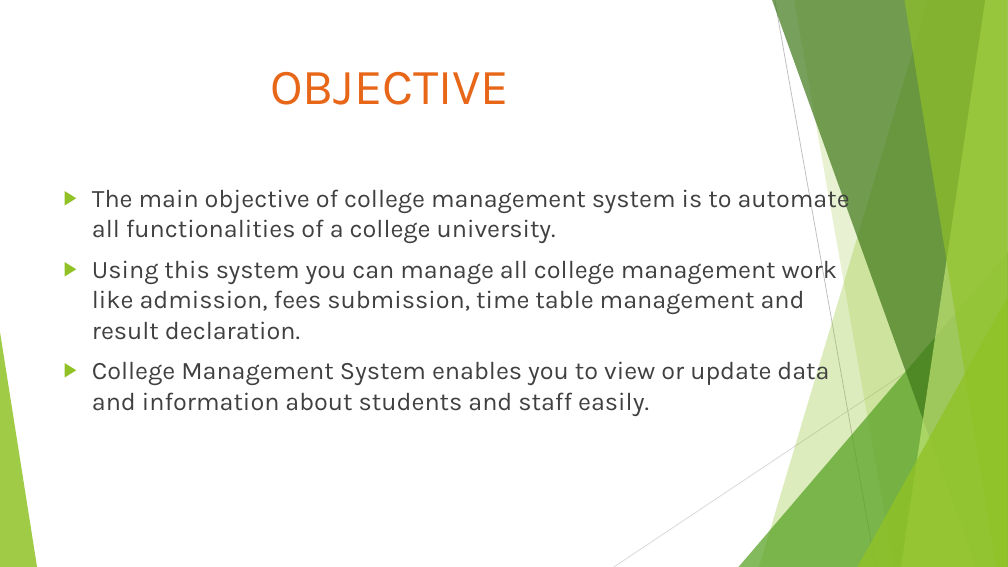
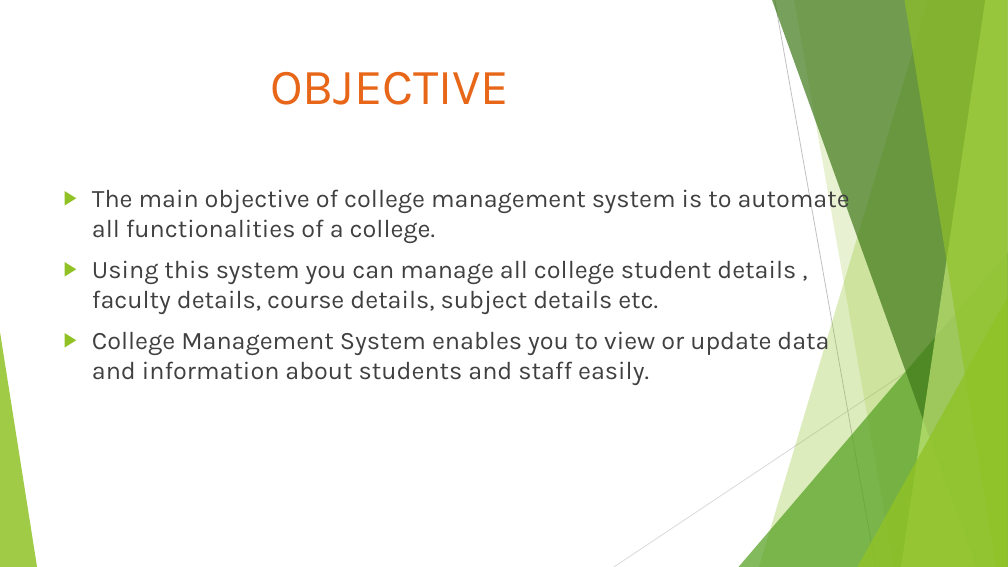
Before and after one commit to mohanabalaji/College_Management_System, a slide deck: slide 3 of PROJECT WORK PRESENTATION.pptx. Drawn at 1008x567 pixels with LibreOffice and Linux fonts; fonts in the diff are those of the drawing. Boxes give left, top, right and bottom in pixels: in the first picture for what was removed or moved away, otherwise in the second. Text is boxed around its words. In the diff, an @@ line names an element or a change of style, - is before the commit and + after.

```diff
--- a/PROJECT WORK PRESENTATION.pptx
+++ b/PROJECT WORK PRESENTATION.pptx
@@ text at <box>92,185,850,314</box>: text changed @@
-▶ The main objective of college management system is to automate all functionalities of a college university.
-▶ Using this system you can manage all college management work like admission, fees submission, time table management and result declaration.
+▶ The main objective of college management system is to automate all functionalities of a college.
+▶ Using this system you can manage all college student details , faculty details, course details, subject details etc.
```
Also in this commit, not shown: 4 other slides changed, 5 slides added, 3 slides removed.
